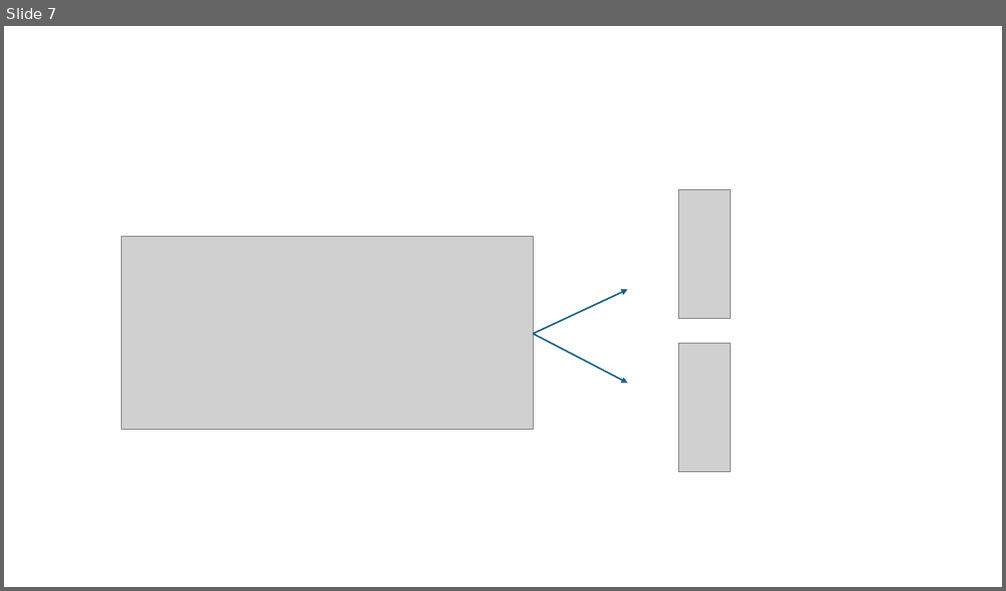
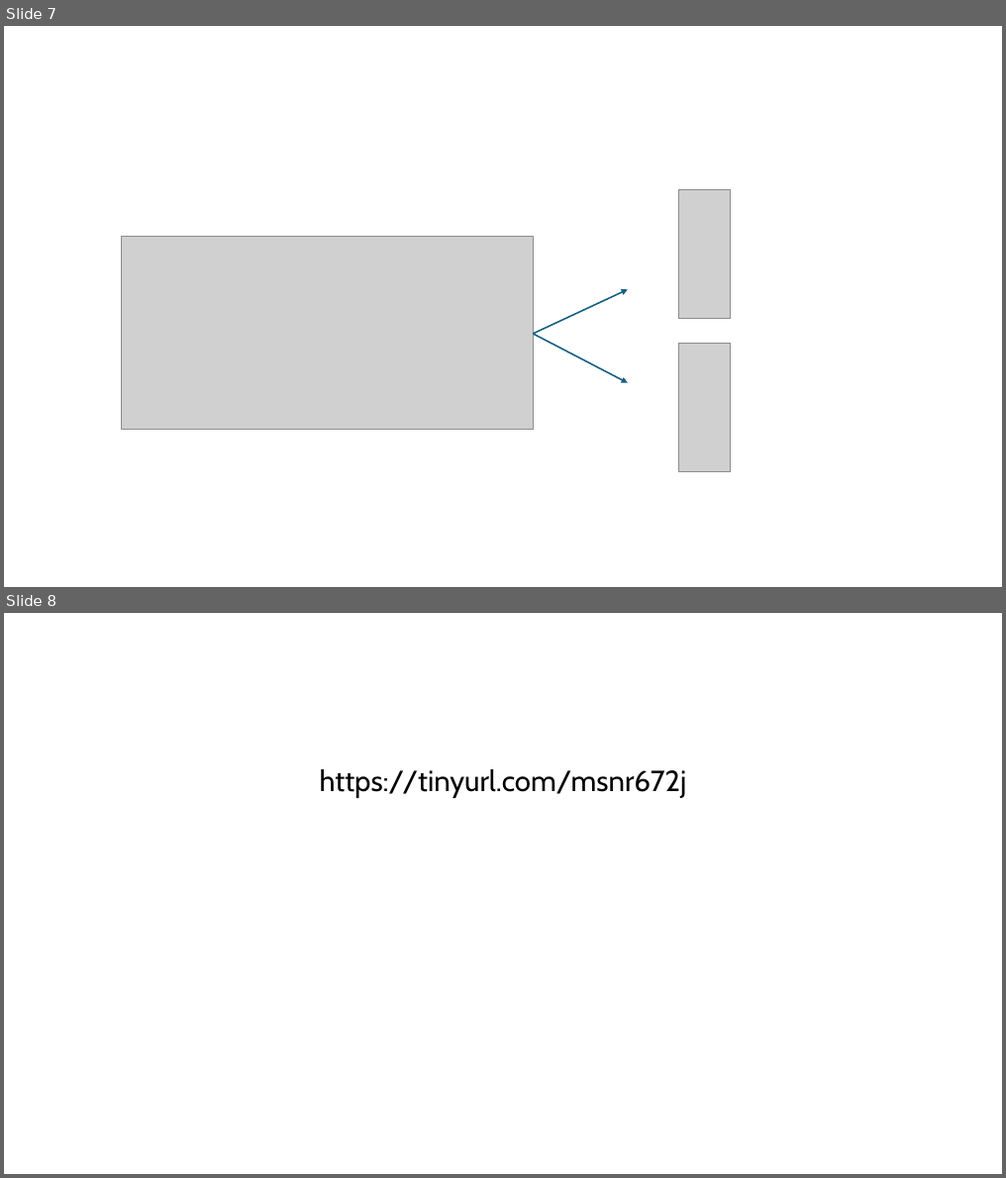
Before and after one commit to solonkarapa/Detecting-Cancer-from-Blood-Samples, a slide deck: Graduate_Modeling_SK.pptx. Shown one above the other, each under a label of ours: slide 7 before the commit, slides 7 and 8 after it. The pictures are 1006x591 and 1006x1178 pixels, drawn with LibreOffice and Linux fonts; fonts in the diff are those of the drawing; grey boxes stand for pictures. Boxes give left, top, right and bottom in pixels: in the first picture for what was removed or moved away, otherwise in the second. Text is boxed around its words. In the diff, an @@ line names an element or a change of style, - is before the commit and + after.

```diff
--- a/Graduate_Modeling_SK.pptx
+++ b/Graduate_Modeling_SK.pptx
@@ slide 8 added at (x1=4, y1=613, x2=1002, y2=1174), background #FFFFFF @@
@@ text added at (x1=320, y1=769, x2=687, y2=798), 28 pt, text #000000 @@
+https://tinyurl.com/msnr672j
```
Also in this commit, not shown: 1 slide removed, 4 other files.
